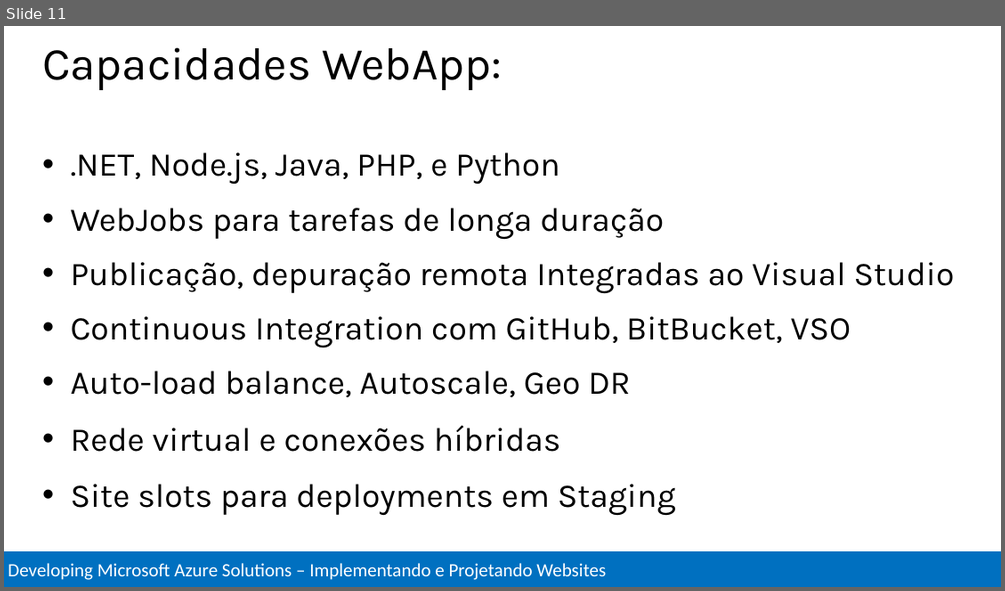
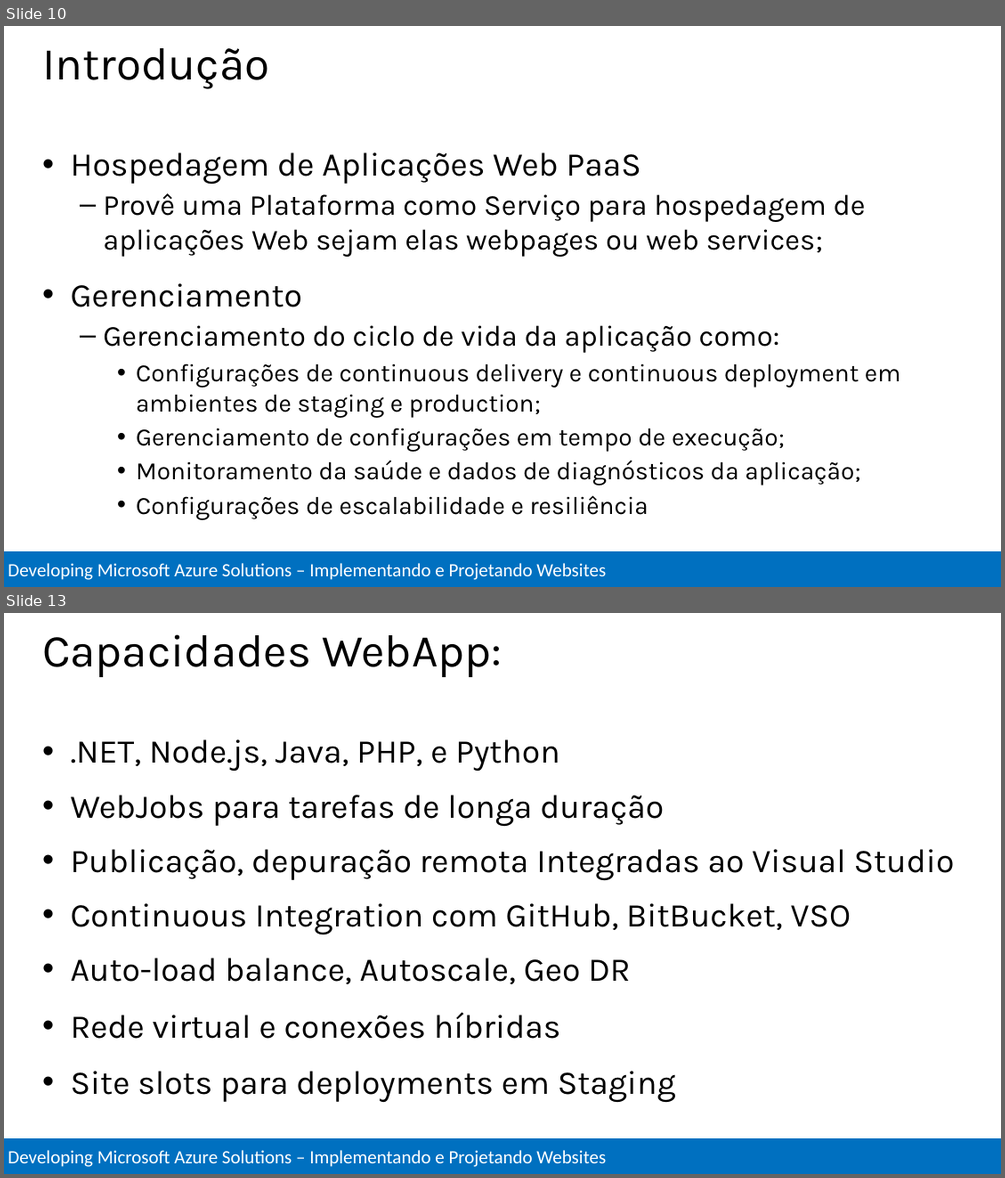
Before and after one commit to Evilazaro/MCSDAzureTraining, a slide deck: Implement and Design Websites/Implement and Design WebSites.pptx. Shown one above the other, each under a label of ours: slide 11 before the commit, slides 10 and 13 after it; the slides between them are not shown. The pictures are 1005x591 and 1005x1178 pixels, drawn with LibreOffice and Linux fonts; fonts in the diff are those of the drawing. Boxes give left, top, right and bottom in pixels: in the first picture for what was removed or moved away, otherwise in the second. Text is boxed around its words. In the diff, an @@ line names an element or a change of style, - is before the commit and + after.

Commit message:
Deployment

```diff
--- a/Implement and Design Websites/Implement and Design WebSites.pptx
+++ b/Implement and Design Websites/Implement and Design WebSites.pptx
@@ slide 10 added at bbox=[4, 26, 1001, 587], background #FFFFFF; not listed: 1 template element that a slide beside it also shows @@
@@ title added at bbox=[42, 48, 269, 89], 44 pt, text #000000 @@
+Introdução
@@ text added at bbox=[71, 152, 901, 519], 24 pt, text #000000 @@
+• Hospedagem de Aplicações Web PaaS
+  – Provê uma Plataforma como Serviço para hospedagem de aplicações Web sejam elas webpages ou web services;
+• Gerenciamento
+  – Gerenciamento do ciclo de vida da aplicação como:
+    • Configurações de continuous delivery e continuous deployment em ambientes de staging e production;
+    • Gerenciamento de configurações em tempo de execução;
+    • Monitoramento da saúde e dados de diagnósticos da aplicação;
+    • Configurações de escalabilidade e resiliência
@@ what was slide 11 is now slide 13 @@
```
Also in this commit, not shown: 4 slides changed, 4 other slides added, 1 slide removed.
